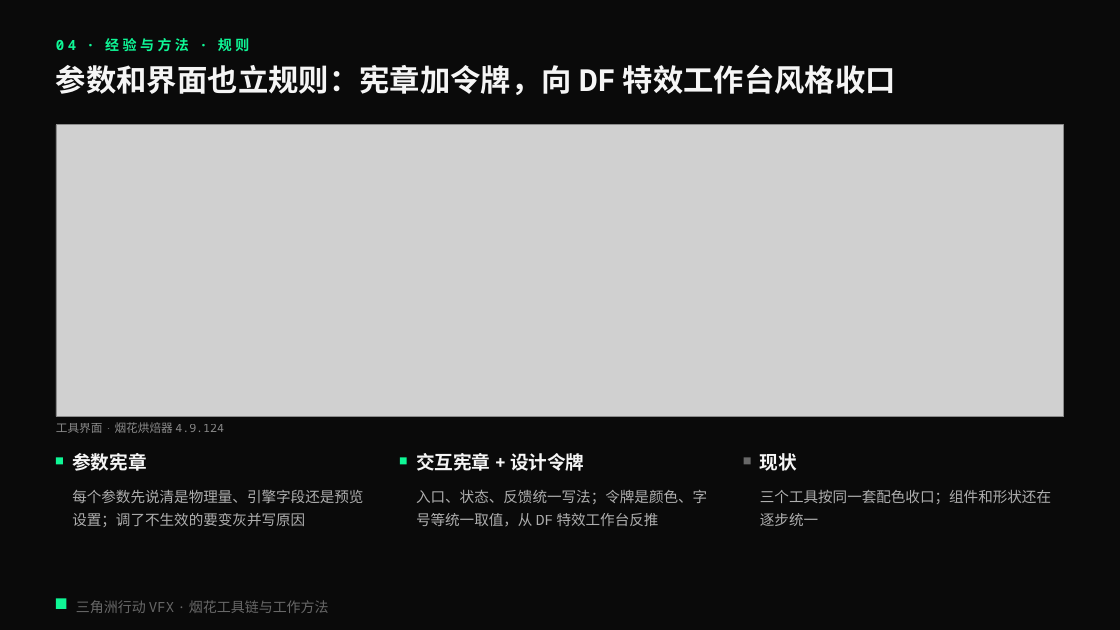
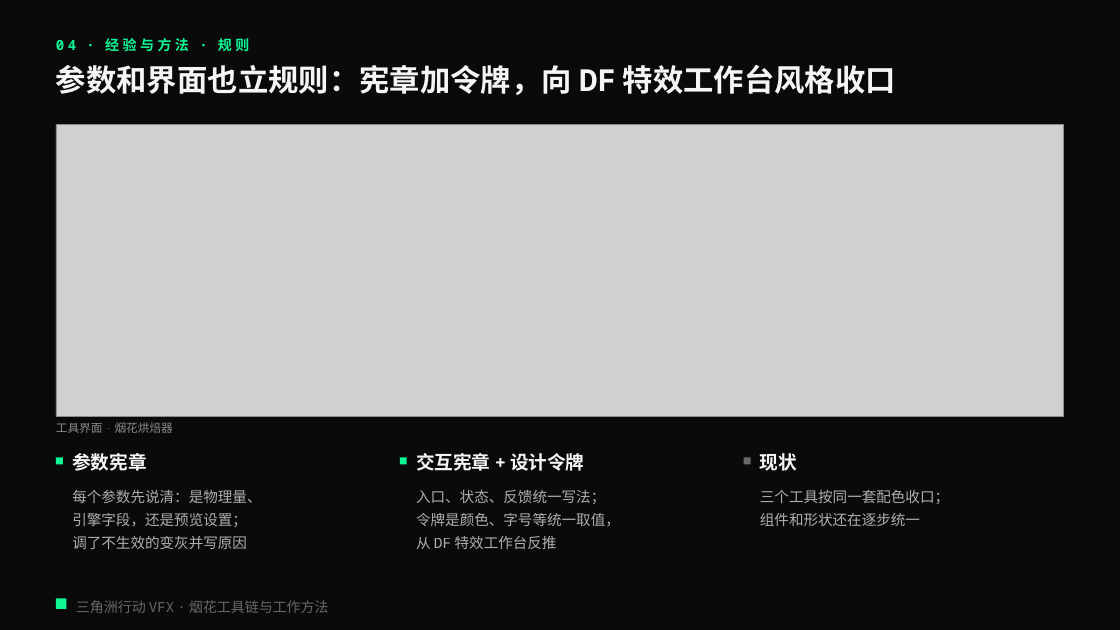
Before and after one commit to loccmaiii-lang/FireWorksLab, a slide deck: slide 22 of 协作/提示词/分享PPT交接_2026-10-29/第三版交付/烟花秀AI全流程_第三版.pptx. Drawn at 1120x630 pixels with LibreOffice and Linux fonts; fonts in the diff are those of the drawing; grey boxes stand for pictures. Boxes give left, top, right and bottom in pixels: in the first picture for what was removed or moved away, otherwise in the second. Text is boxed around its words. In the diff, an @@ line names an element or a change of style, - is before the commit and + after.

```diff
--- a/协作/提示词/分享PPT交接_2026-10-29/第三版交付/烟花秀AI全流程_第三版.pptx
+++ b/协作/提示词/分享PPT交接_2026-10-29/第三版交付/烟花秀AI全流程_第三版.pptx
@@ text at (56, 422, 173, 433): text changed @@
-工具界面 · 烟花烘焙器 4.9.124
+工具界面 · 烟花烘焙器
@@ text at (72, 490, 261, 549): text changed @@
-每个参数先说清是物理量、引擎字段还是预览设置；调了不生效的要变灰并写原因
+每个参数先说清：是物理量、
+引擎字段，还是预览设置；
+调了不生效的变灰并写原因
@@ text at (416, 489, 620, 549): spaces changed @@
-入口、状态、反馈统一写法；令牌是颜色、字号等统一取值，从 DF 特效工作台反推
+入口、状态、反馈统一写法；
+令牌是颜色、字号等统一取值，
+从 DF 特效工作台反推
@@ text at (760, 490, 949, 526): spaces changed @@
-三个工具按同一套配色收口；组件和形状还在逐步统一
+三个工具按同一套配色收口；
+组件和形状还在逐步统一
```
Also in this commit, not shown: 10 other slides changed, 11 other files.
